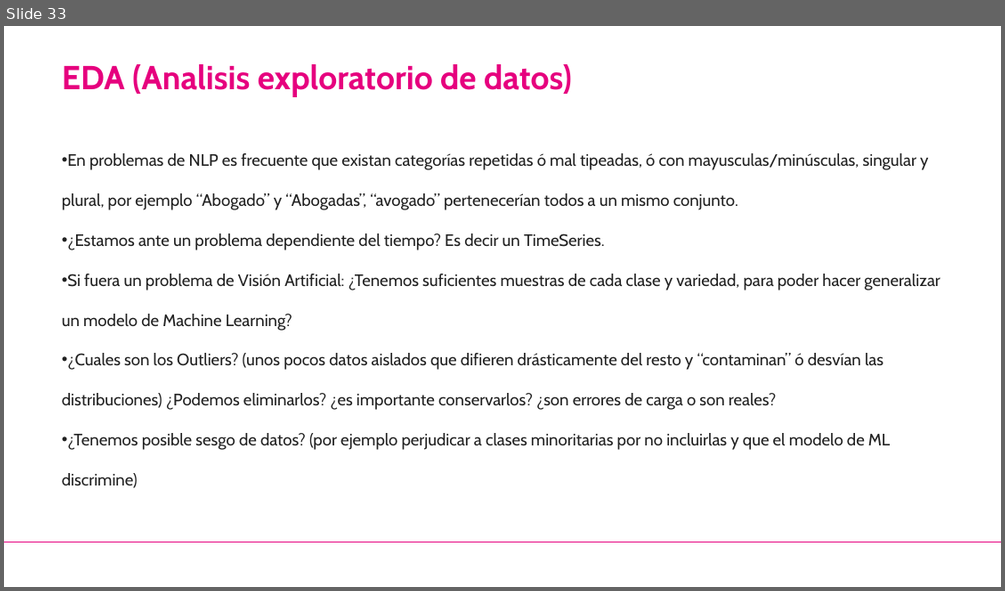
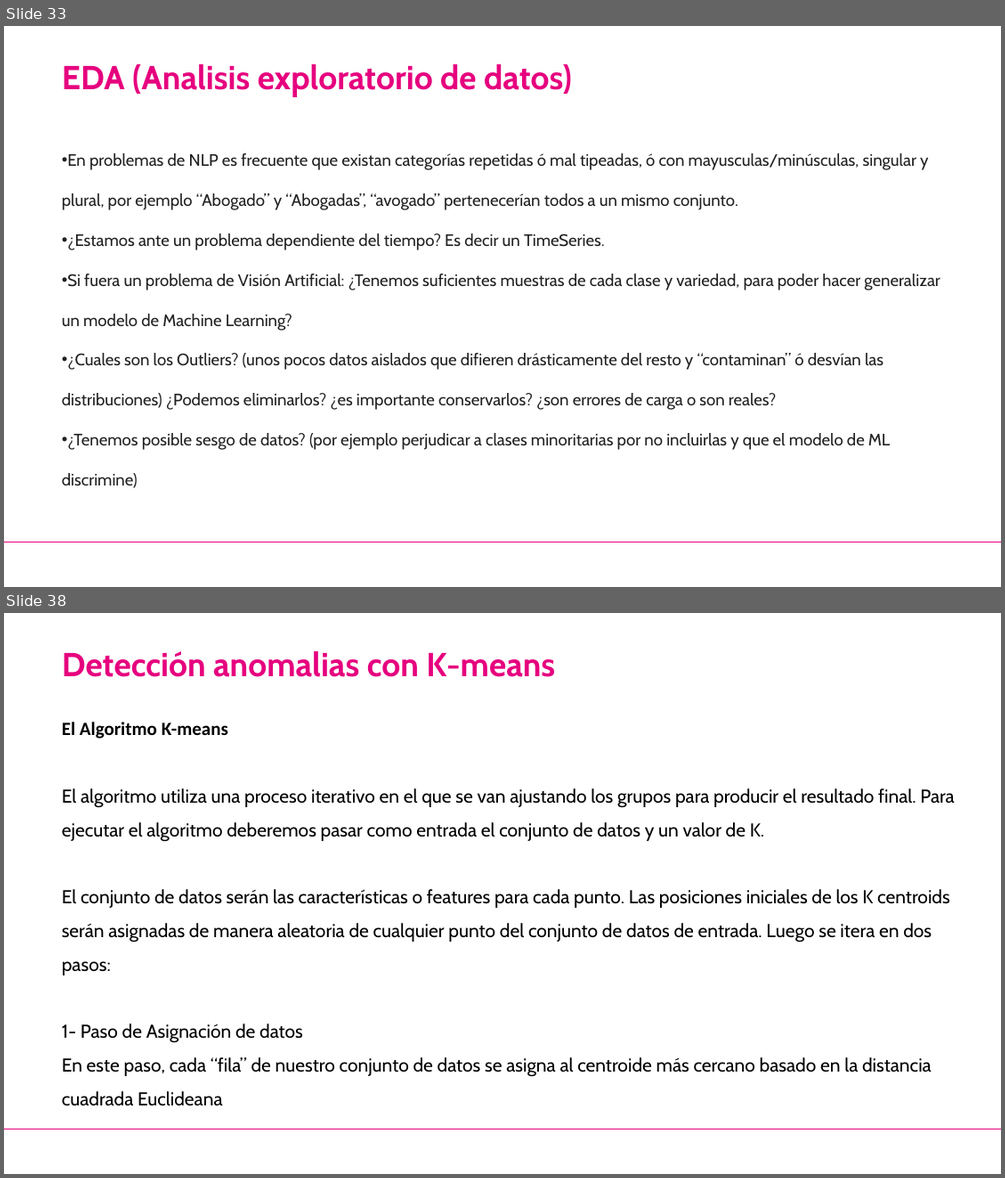
Before and after one commit to jorcapla/UE_proyecto_bigdata, a slide deck: Detección de anomalias/Deteccion_Anomalias.pptx. Shown one above the other, each under a label of ours: slide 33 before the commit, slides 33 and 38 after it; the slides between them are not shown. The pictures are 1005x591 and 1005x1178 pixels, drawn with LibreOffice and Linux fonts; fonts in the diff are those of the drawing; background and template pictures are left out. Boxes give left, top, right and bottom in pixels: in the first picture for what was removed or moved away, otherwise in the second. Text is boxed around its words. In the diff, an @@ line names an element or a change of style, - is before the commit and + after.

Commit message:
Añado contenido en la presentación y videos de asignatura

```diff
--- a/Detección de anomalias/Deteccion_Anomalias.pptx
+++ b/Detección de anomalias/Deteccion_Anomalias.pptx
@@ slide 38 added at [4, 613, 1001, 1174], background #FFFFFF; not listed: 1 template element that a slide beside it also shows @@
@@ text added at [62, 651, 555, 677], 32 pt, text #E6007E, bold @@
+Detección anomalias con K-means
@@ text added at [62, 722, 954, 1106], 18 pt, text #000000 @@
+El Algoritmo K-means
+El algoritmo utiliza una proceso iterativo en el que se van ajustando los grupos para producir el resultado final. Para ejecutar el algoritmo deberemos pasar como entrada el conjunto de datos y un valor de K.
+El conjunto de datos serán las características o features para cada punto. Las posiciones iniciales de los K centroids serán asignadas de manera aleatoria de cualquier punto del conjunto de datos de entrada. Luego se itera en dos pasos:
+1- Paso de Asignación de datos
+En este paso, cada “fila” de nuestro conjunto de datos se asigna al centroide más cercano basado en la distancia cuadrada Euclideana
```
Also in this commit, not shown: 17 other slides added, 18 other files.
